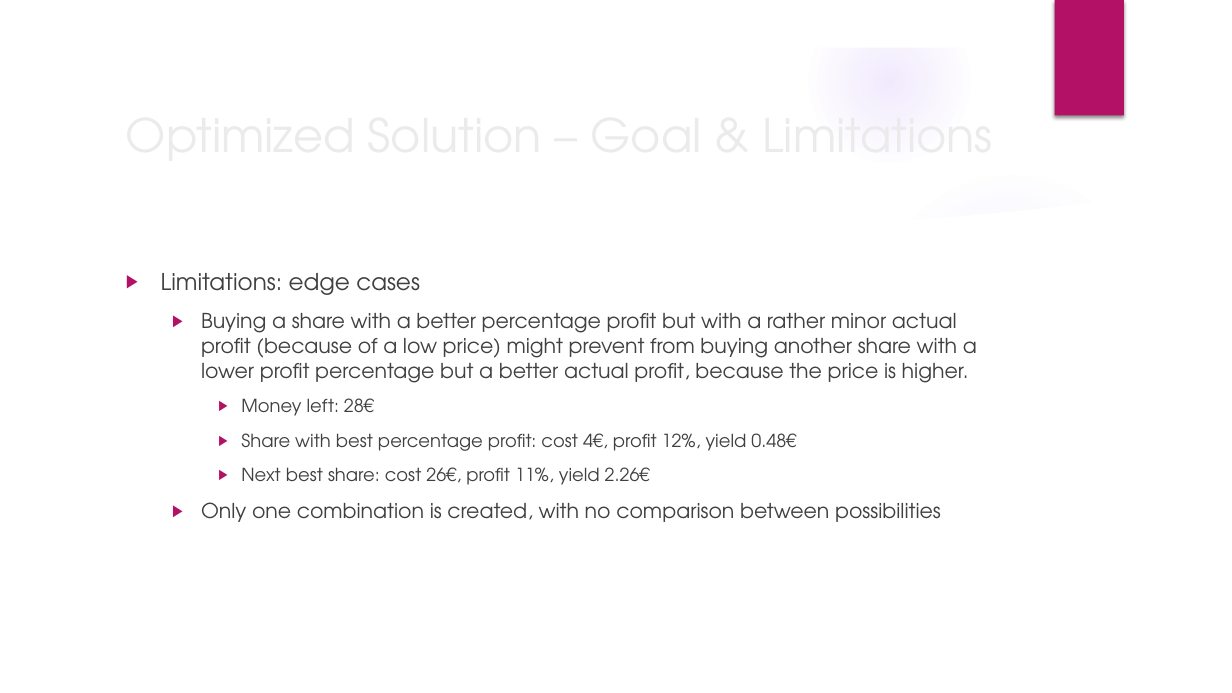
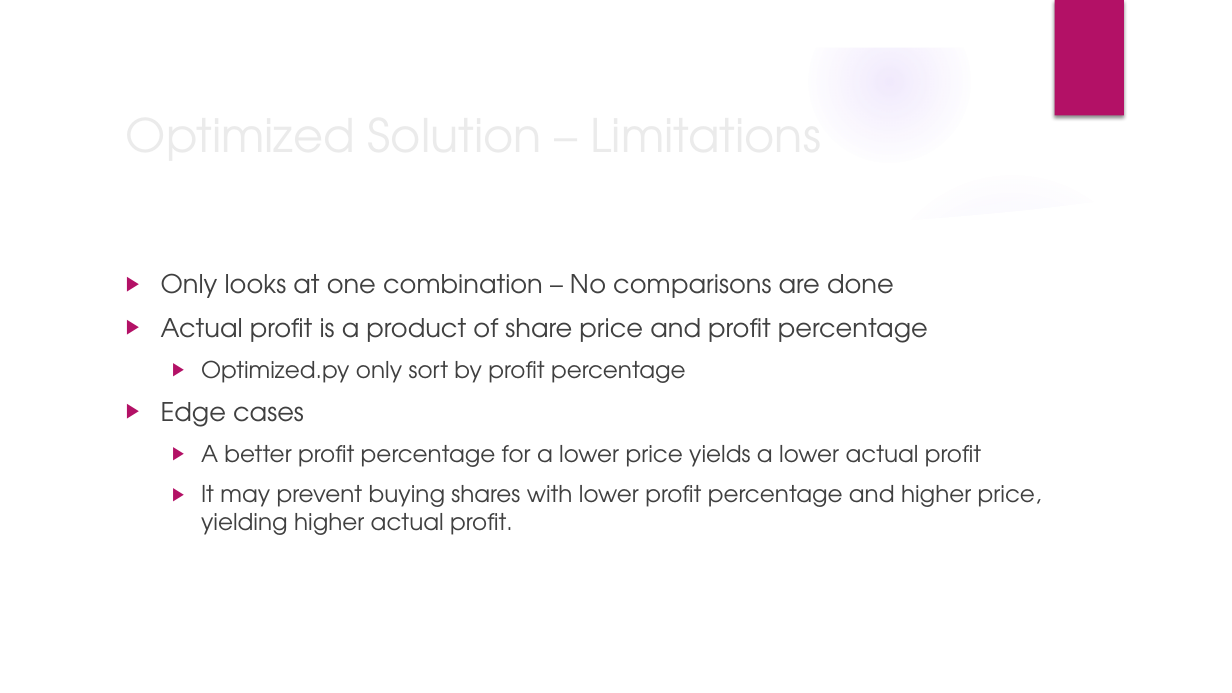
Before and after one commit to franfif/algoinvest-trade, a slide deck: slide 7 of Project7_Presentation.pptx (slide 9 before the commit). Drawn at 1232x693 pixels with LibreOffice and Linux fonts; fonts in the diff are those of the drawing; background and template pictures are left out. Boxes give left, top, right and bottom in pixels: in the first picture for what was removed or moved away, otherwise in the second. Text is boxed around its words. In the diff, an @@ line names an element or a change of style, - is before the commit and + after.

```diff
--- a/Project7_Presentation.pptx
+++ b/Project7_Presentation.pptx
@@ text at (161,273,1042,535): text changed; size 16 to 18 pt @@
-▶ Limitations: edge cases
-  ▶ Buying a share with a better percentage profit but with a rather minor actual profit (because of a low price) might prevent from buying another share with a lower profit percentage but a better actual profit, because the price is higher.
-    ▶ Money left: 28€
-    ▶ Share with best percentage profit: cost 4€, profit 12%, yield 0.48€
-    ▶ Next best share: cost 26€, profit 11%, yield 2.26€
-  ▶ Only one combination is created, with no comparison between possibilities
+▶ Only looks at one combination – No comparisons are done
+▶ Actual profit is a product of share price and profit percentage
+  ▶ Optimized.py only sort by profit percentage
+▶ Edge cases
+  ▶ A better profit percentage for a lower price yields a lower actual profit
+  ▶ It may prevent buying shares with lower profit percentage and higher price, yielding higher actual profit.
@@ title at (201,360,350,383): text changed @@
-Optimized Solution – Goal & Limitations
+Optimized Solution – Limitations
```
Also in this commit, not shown: 10 other slides changed, 3 slides added, 3 slides removed.
